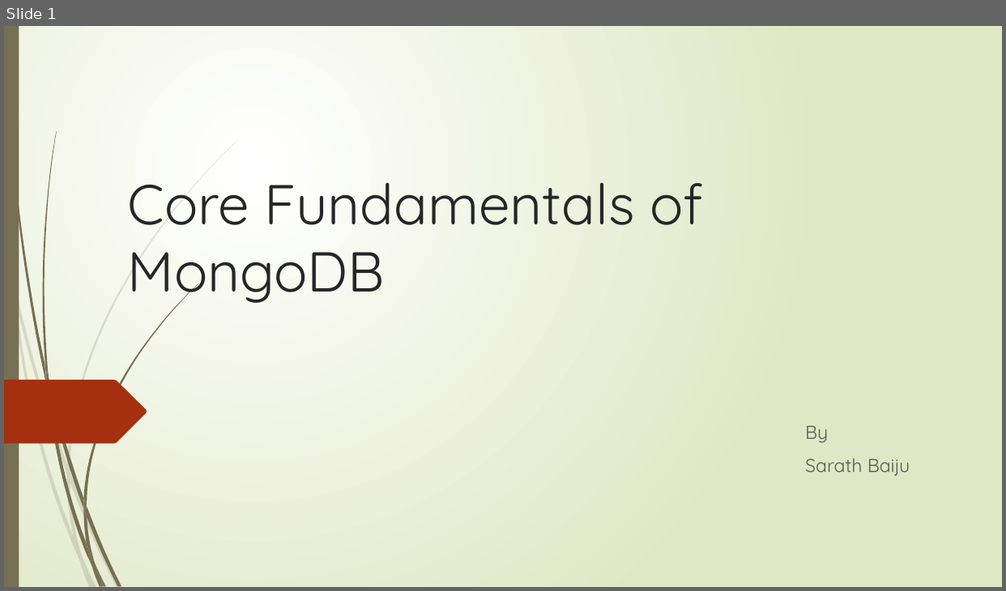
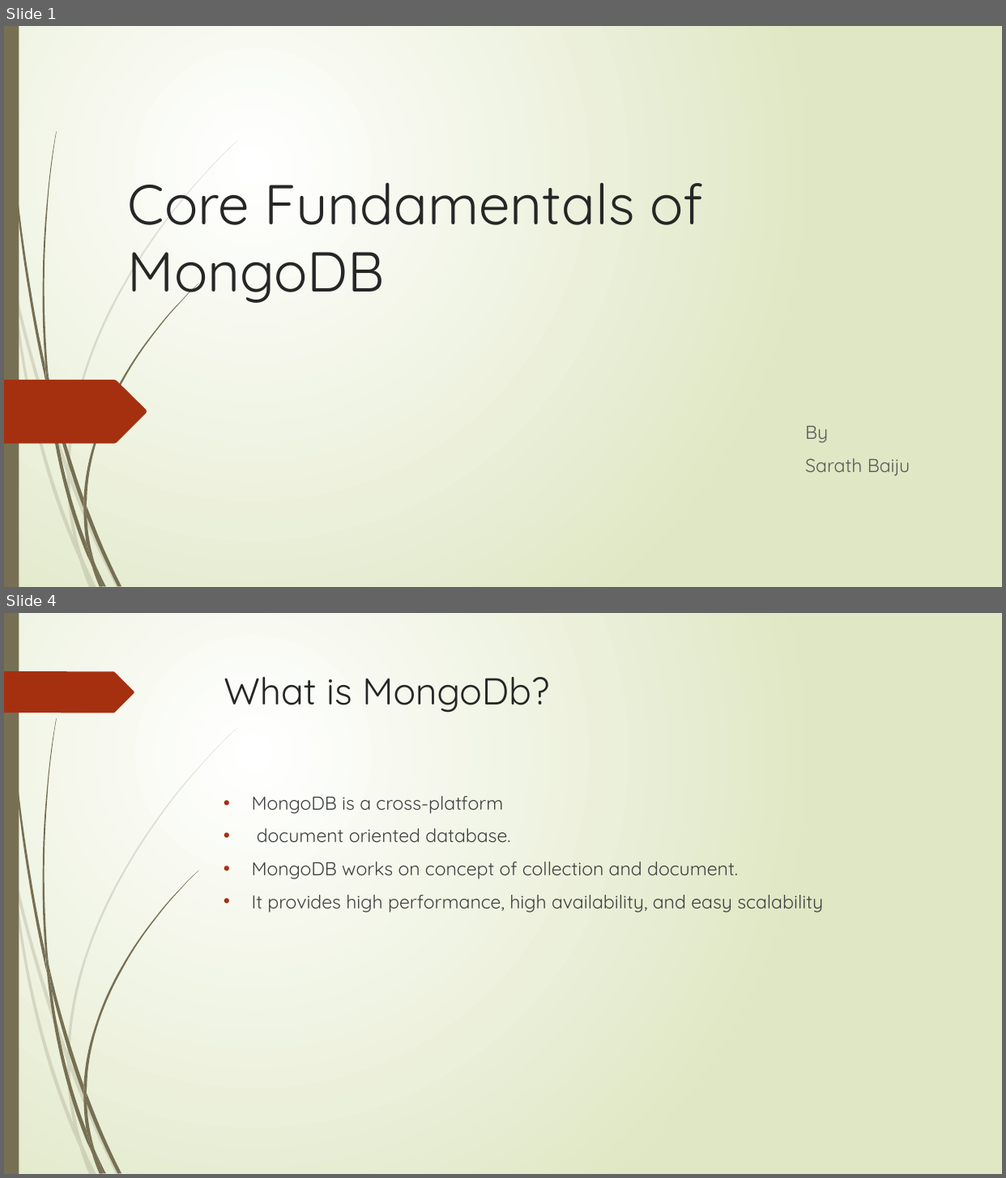
Before and after one commit to SarathBaiju/Training-Topics-2022, a slide deck: Mongodb/MongoDb_Class1.pptx. Shown one above the other, each under a label of ours: slide 1 before the commit, slides 1 and 4 after it; the slides between them are not shown. The pictures are 1006x591 and 1006x1178 pixels, drawn with LibreOffice and Linux fonts; fonts in the diff are those of the drawing. Boxes give left, top, right and bottom in pixels: in the first picture for what was removed or moved away, otherwise in the second. Text is boxed around its words. In the diff, an @@ line names an element or a change of style, - is before the commit and + after.

Commit message:
MongoDb: Class1 ppt added

```diff
--- a/Mongodb/MongoDb_Class1.pptx
+++ b/Mongodb/MongoDb_Class1.pptx
@@ slide 4 added at [4, 613, 1002, 1174], background gradient #FFFFFF to #DFE8C4; not listed: 23 template elements that a slide beside it also shows @@
@@ freeform shape added at [4, 671, 134, 713], fill #A53010 @@
@@ title added at [224, 677, 549, 713], 36 pt, text #262626 @@
+What is MongoDb?
@@ text added at [252, 796, 823, 913], 18 pt, text #404040 @@
+• MongoDB is a cross-platform
+• document oriented database.
+• MongoDB works on concept of collection and document.
+• It provides high performance, high availability, and easy scalability
```
Also in this commit, not shown: 7 other slides added.
